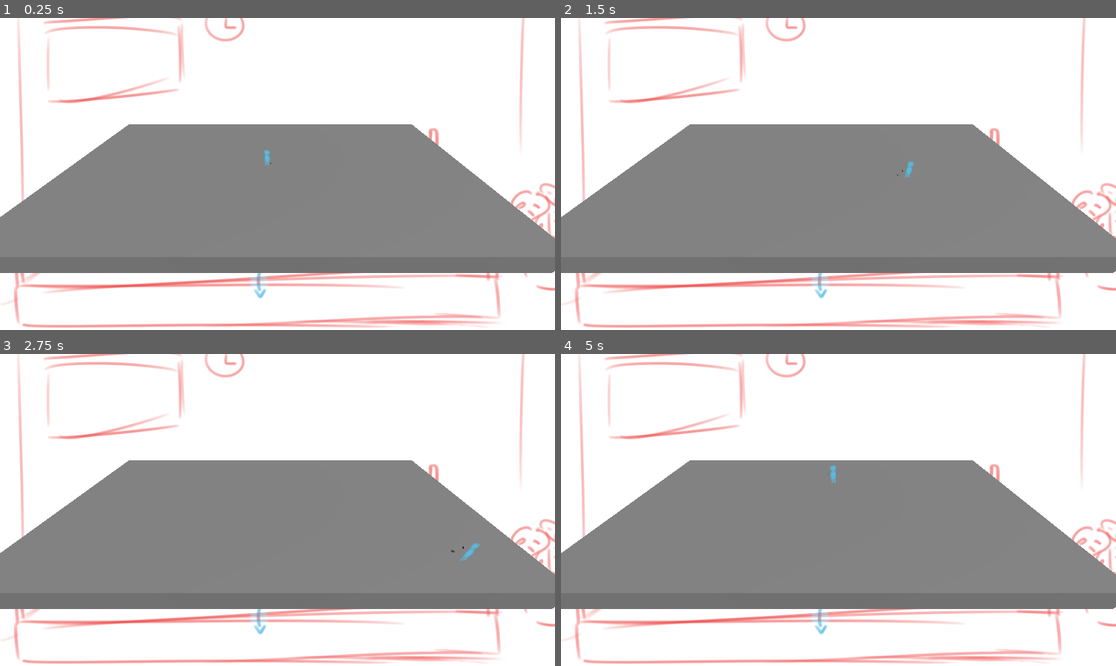
Above: before the commit, frames 1-4 (two rows, left to right).
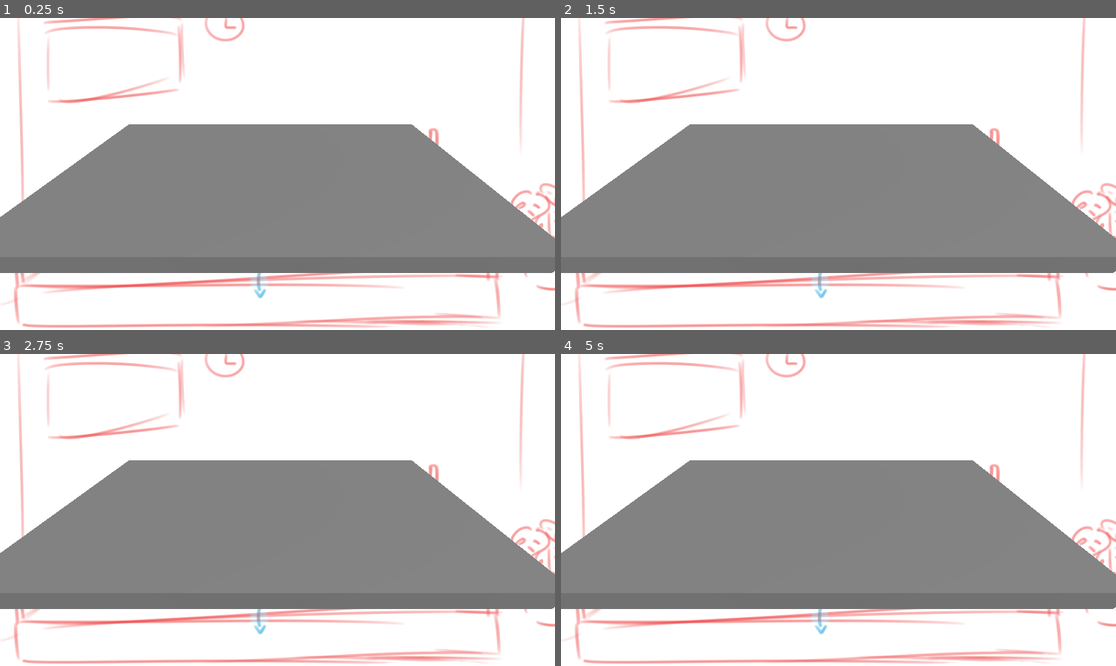
Above: after the commit, the same moments.

Repository: Gunihelm/RandomBullshitGo
Game: Godot game, scene res://scenes/game.tscn
The game is run twice, just before and just after one commit, with the same random seed, the same clock (stepped at 60 frames per second) and the same inputs.
Inputs (mouse positions are in pixels of both pictures, inside the frame that each line leads up to):
- Up to frame 1 (0.25 s): no input
- Up to frame 2 (1.5 s): tap Enter (ui_accept) at 0.5, 0.77 s; move the mouse to (960, 158) at 0.52 s; hold D (Right) 0.53-1.28 s; move the mouse to (727, 189) at 1.27 s; hold S (Down) from 1.28 s (still down)
- Up to frame 3 (2.75 s): tap Enter (ui_accept) at 1.52 s; move the mouse to (333, 441) at 2.02 s; release S (Down) at 2.03 s; hold D (Right) from 2.03 s (still down)
- Up to frame 4 (5 s): move the mouse to (810, 572) at 2.77 s; release D (Right) at 2.78 s; hold W (Up) 2.78-3.53 s; tap Enter (ui_accept) at 3.02, 3.77, 4.52 s; move the mouse to (1005, 556) at 3.52 s; hold A (Left) from 3.53 s (still down); move the mouse to (672, 463) at 4.27 s

The runs differ from the first frame. In frame 1, less than 0.1% of the frame differs, in the area x 47-49%, y 42-48%; in frame 2, less than 0.1%; in frame 3, less than 0.1%, in the area x 81-87%, y 60-67%; in frame 4, less than 0.1%.
Error before the commit: Parse Error: Expected indented block after function declaration. (res://scripts/Enemy.gd:29)

Commit message:
enemy knockback

Diff:
--- a/scenes/enemy.tscn
+++ b/scenes/enemy.tscn
@@ -1,8 +1,16 @@
-[gd_scene load_steps=2 format=3 uid="uid://yp2cy8fah1wg"]
+[gd_scene load_steps=3 format=3 uid="uid://yp2cy8fah1wg"]
 
 [ext_resource type="Script" path="res://scripts/Enemy.gd" id="1_lodft"]
+
+[sub_resource type="CapsuleShape3D" id="CapsuleShape3D_tdbbq"]
 
 [node name="Enemy" type="CharacterBody3D"]
 script = ExtResource("1_lodft")
 
 [node name="CollisionShape3D" type="CollisionShape3D" parent="."]
+shape = SubResource("CapsuleShape3D_tdbbq")
+
+[node name="Area3D" type="Area3D" parent="."]
+
+[node name="Sprite3D" type="Sprite3D" parent="."]
+billboard = 2
--- a/scripts/Enemy.gd
+++ b/scripts/Enemy.gd
@@ -1,5 +1,4 @@
 extends CharacterBody3D
-
 
 const SPEED = 5.0
 const isEnemy = true
@@ -26,4 +25,6 @@
 
 	move_and_slide()
 
-func _knockback(player_direction, player_velocity):
+func _knockback(player_velocity):
+	velocity += player_velocity
+	return
